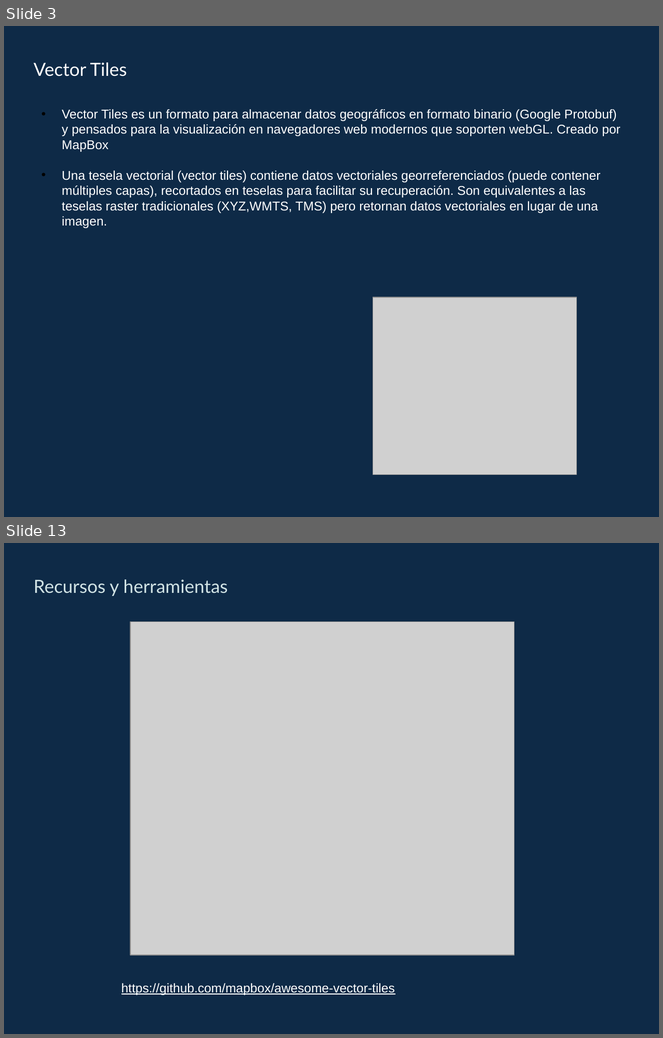
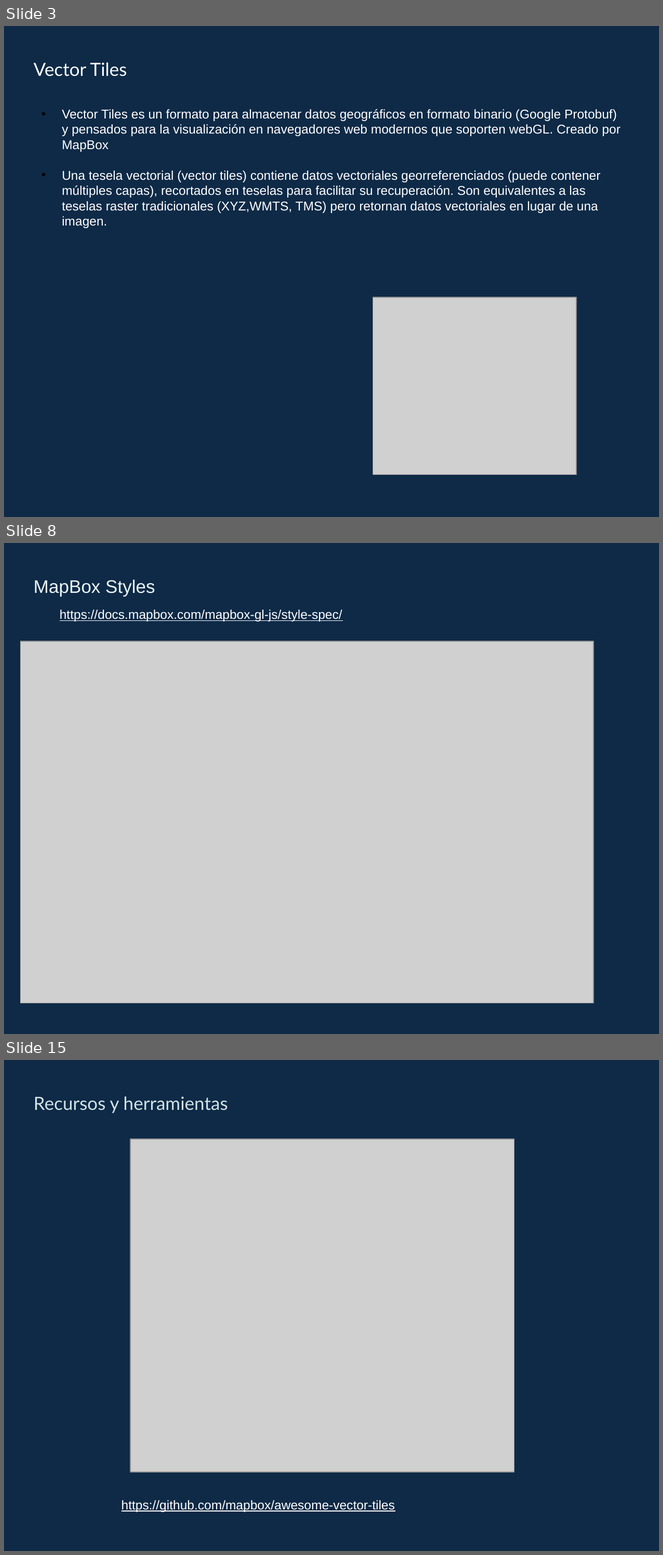
Before and after one commit to gis-master-m2/m2-geoweb, a slide deck: docs/presentacion/vector-tiles.pptx. Shown one above the other, each under a label of ours: slides 3 and 13 before the commit, slides 3, 8 and 15 after it; the slides between them are not shown. The pictures are 663x1038 and 663x1555 pixels, drawn with LibreOffice and Linux fonts; fonts in the diff are those of the drawing; grey boxes stand for pictures. Boxes give left, top, right and bottom in pixels: in the first picture for what was removed or moved away, otherwise in the second. Text is boxed around its words. In the diff, an @@ line names an element or a change of style, - is before the commit and + after.

```diff
--- a/docs/presentacion/vector-tiles.pptx
+++ b/docs/presentacion/vector-tiles.pptx
@@ slide 8 added at (4,543,659,1034), background #0E2A47 @@
@@ text added at (34,579,155,597), 20 pt, text #EBF5F6 @@
+MapBox Styles
@@ text added at (60,610,343,622), 14 pt, text #FFFFFF, underline @@
+https://docs.mapbox.com/mapbox-gl-js/style-spec/
@@ picture added at (21,641,594,1004) @@
@@ what was slide 13 is now slide 15 @@
```
Also in this commit, not shown: 9 slides changed, 2 other slides added, 1 slide removed, 20 other files.
